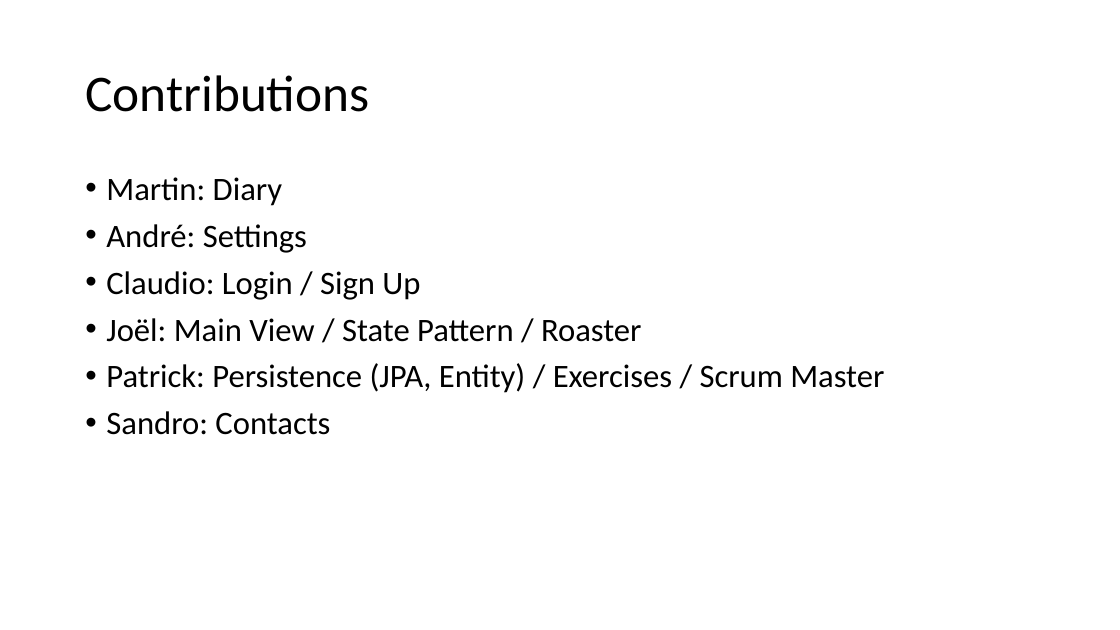
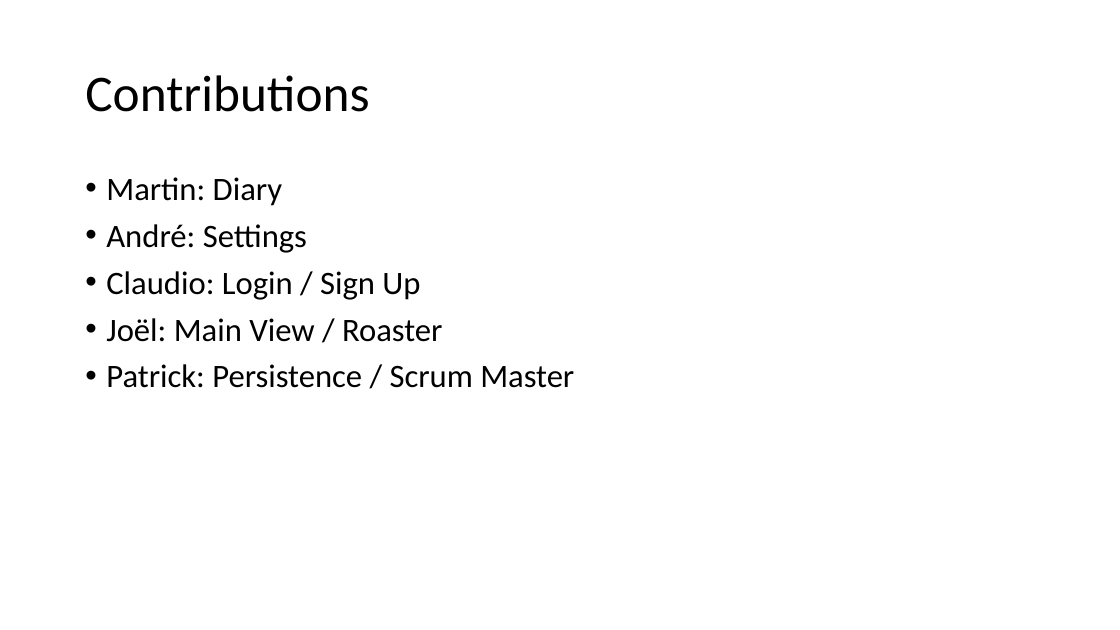
Before and after one commit to wyssp8/BTI7081-Software-Engineering-and-Design, a slide deck: slide 9 of doc/CS01/task14/cs1-task14-presentation.pptx (slide 10 before the commit). Drawn at 1120x630 pixels with LibreOffice and Linux fonts; fonts in the diff are those of the drawing. Boxes give left, top, right and bottom in pixels: in the first picture for what was removed or moved away, otherwise in the second. Text is boxed around its words. In the diff, an @@ line names an element or a change of style, - is before the commit and + after.

Commit message:
Update Präsentation

```diff
--- a/doc/CS01/task14/cs1-task14-presentation.pptx
+++ b/doc/CS01/task14/cs1-task14-presentation.pptx
@@ text at [106,318,574,388]: text changed @@
-• Joël: Main View / State Pattern / Roaster
-• Patrick: Persistence (JPA, Entity) / Exercises / Scrum Master
-• Sandro: Contacts
+• Joël: Main View / Roaster
+• Patrick: Persistence / Scrum Master
```
Also in this commit, not shown: 1 other slide changed, 2 slides removed.
